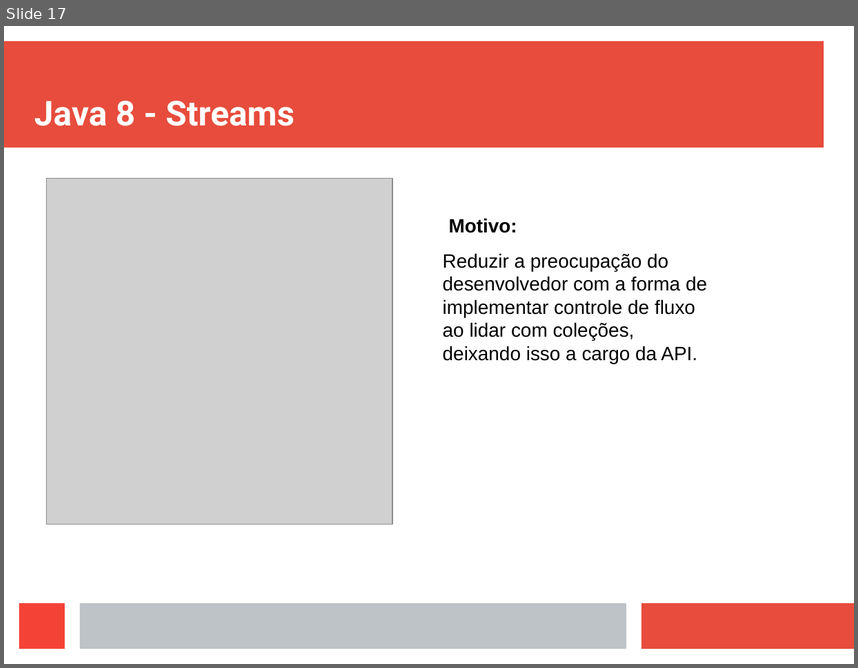
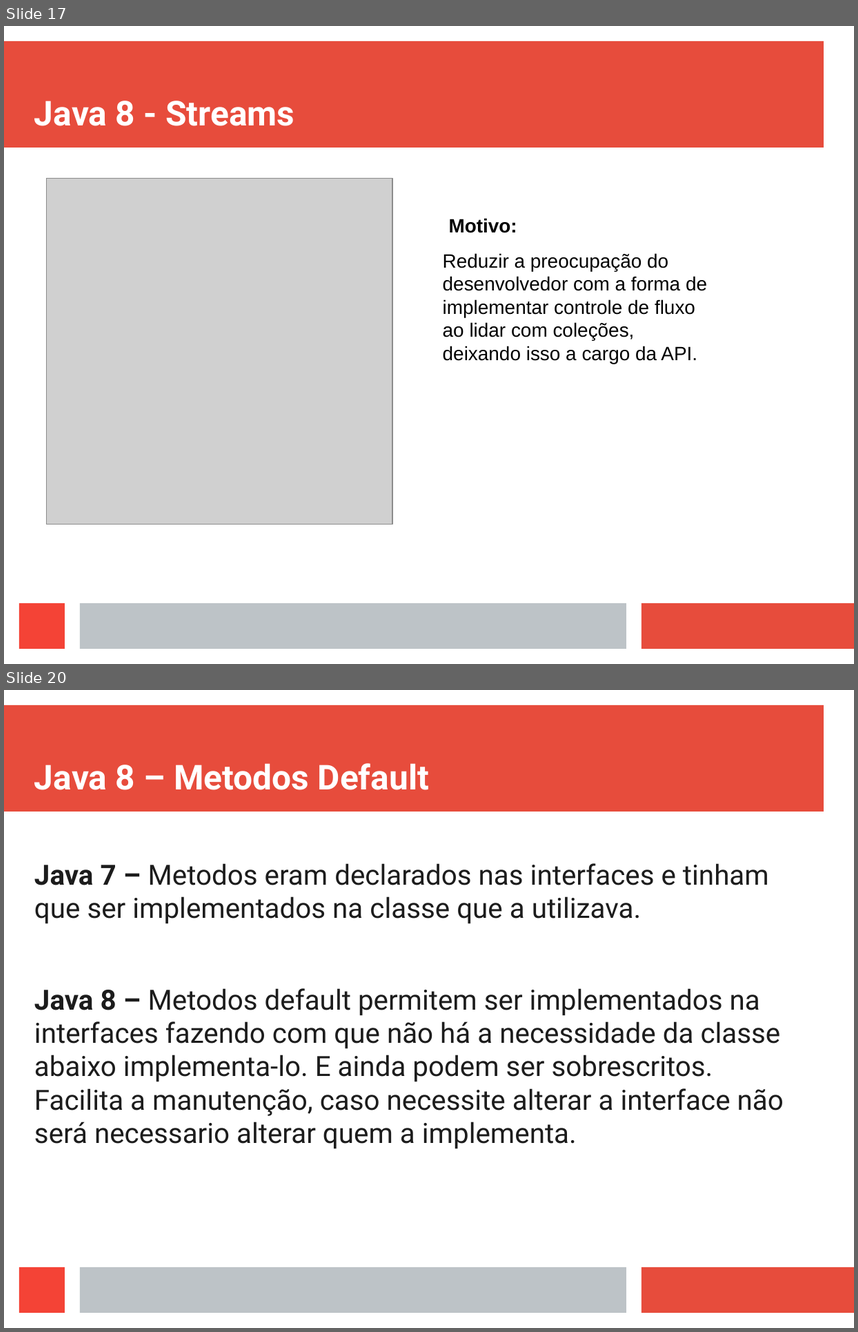
Before and after one commit to viniciusFortti/test, a slide deck: Apresentação/ApresentaçãoTerceiraSemana.odp. Shown one above the other, each under a label of ours: slide 17 before the commit, slides 17 and 20 after it; the slides between them are not shown. The pictures are 858x668 and 858x1332 pixels, drawn with LibreOffice and Linux fonts; fonts in the diff are those of the drawing; grey boxes stand for pictures. Boxes give left, top, right and bottom in pixels: in the first picture for what was removed or moved away, otherwise in the second. Text is boxed around its words. In the diff, an @@ line names an element or a change of style, - is before the commit and + after.

```diff
--- a/Apresentação/ApresentaçãoTerceiraSemana.odp
+++ b/Apresentação/ApresentaçãoTerceiraSemana.odp
@@ slide 20 added at box(4, 690, 854, 1328), background #FFFFFF; not listed: 4 template elements that a slide beside it also shows @@
@@ title added at box(34, 763, 429, 790), 32 pt, text #FFFFFF, bold @@
+Java 8 – Metodos Default
@@ text added at box(34, 863, 784, 1149), 26 pt, text #1C1C1C @@
+Java 7 – Metodos eram declarados nas interfaces e tinham que ser implementados na classe que a utilizava.
+Java 8 – Metodos default permitem ser implementados na interfaces fazendo com que não há a necessidade da classe abaixo implementa-lo. E ainda podem ser sobrescritos. Facilita a manutenção, caso necessite alterar a interface não será necessario alterar quem a implementa.
```
Also in this commit, not shown: 1 slide changed, 3 other slides added, 14 other files.
